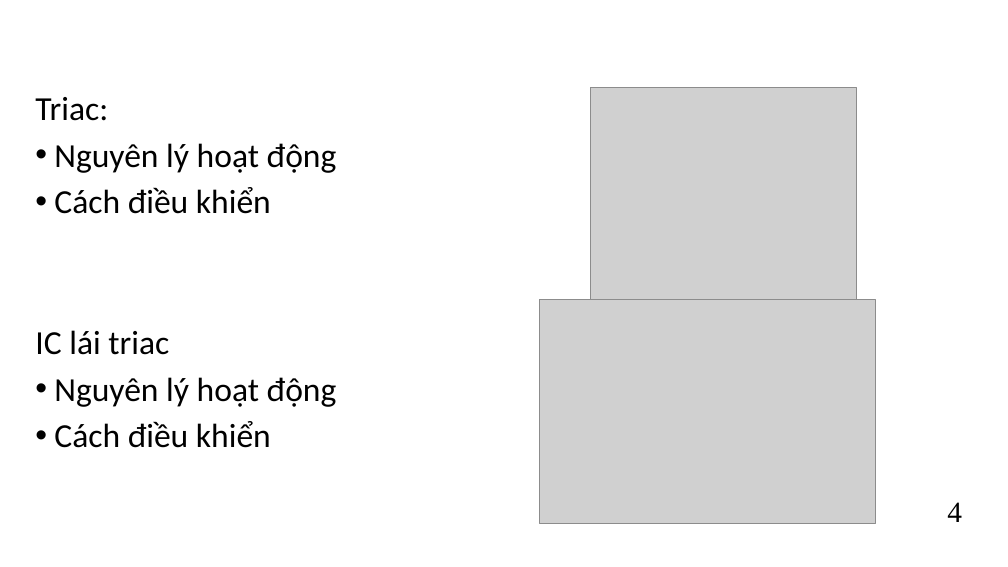
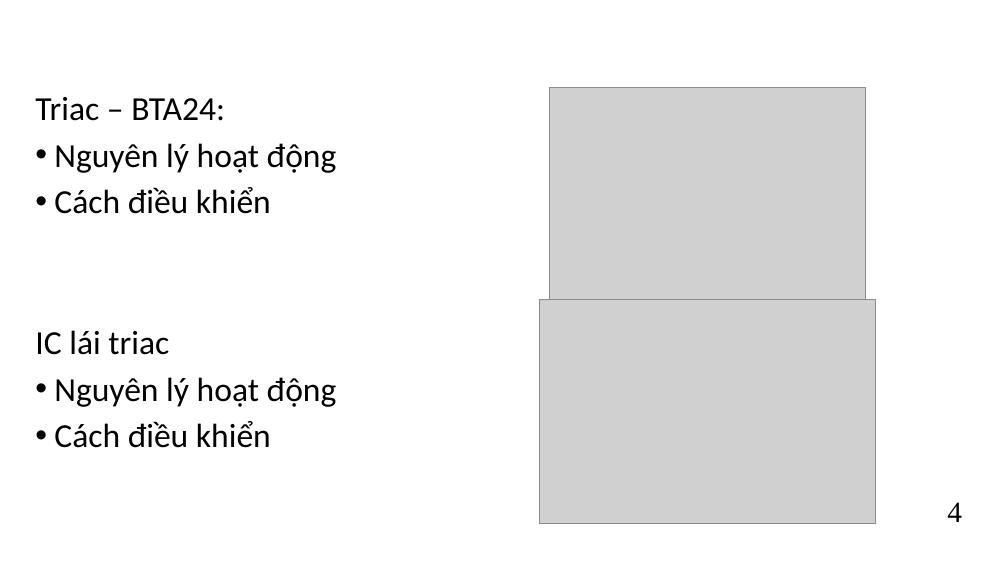
Before and after one commit to kurooroo/DATN, a slide deck: slide 7 of documents/Slide Đồ án tốt nghiệp_Nguyễn Tuấn Anh_REV1.pptx. Drawn at 1008x567 pixels with LibreOffice and Linux fonts; fonts in the diff are those of the drawing; grey boxes stand for pictures; background and template pictures are left out. Boxes give left, top, right and bottom in pixels: in the first picture for what was removed or moved away, otherwise in the second. Text is boxed around its words. In the diff, an @@ line names an element or a change of style, - is before the commit and + after.

```diff
--- a/documents/Slide Đồ án tốt nghiệp_Nguyễn Tuấn Anh_REV1.pptx
+++ b/documents/Slide Đồ án tốt nghiệp_Nguyễn Tuấn Anh_REV1.pptx
@@ picture: place and size @@
-picture at (591,88,856,300)
+picture at (549,88,866,341)
@@ text at (35,97,225,121): text changed @@
-Triac:
+Triac – BTA24:
```
Also in this commit, not shown: 5 other slides changed.
